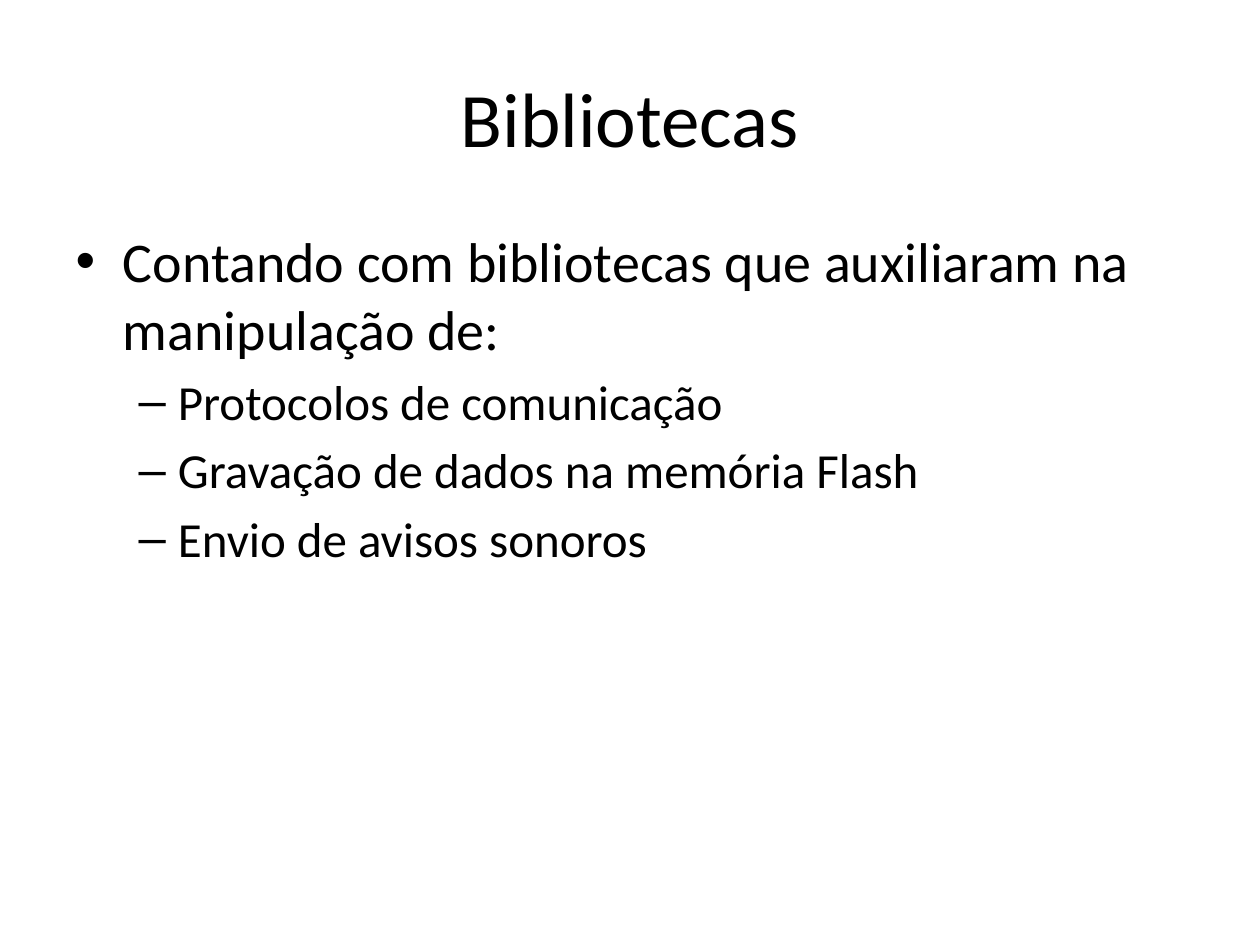
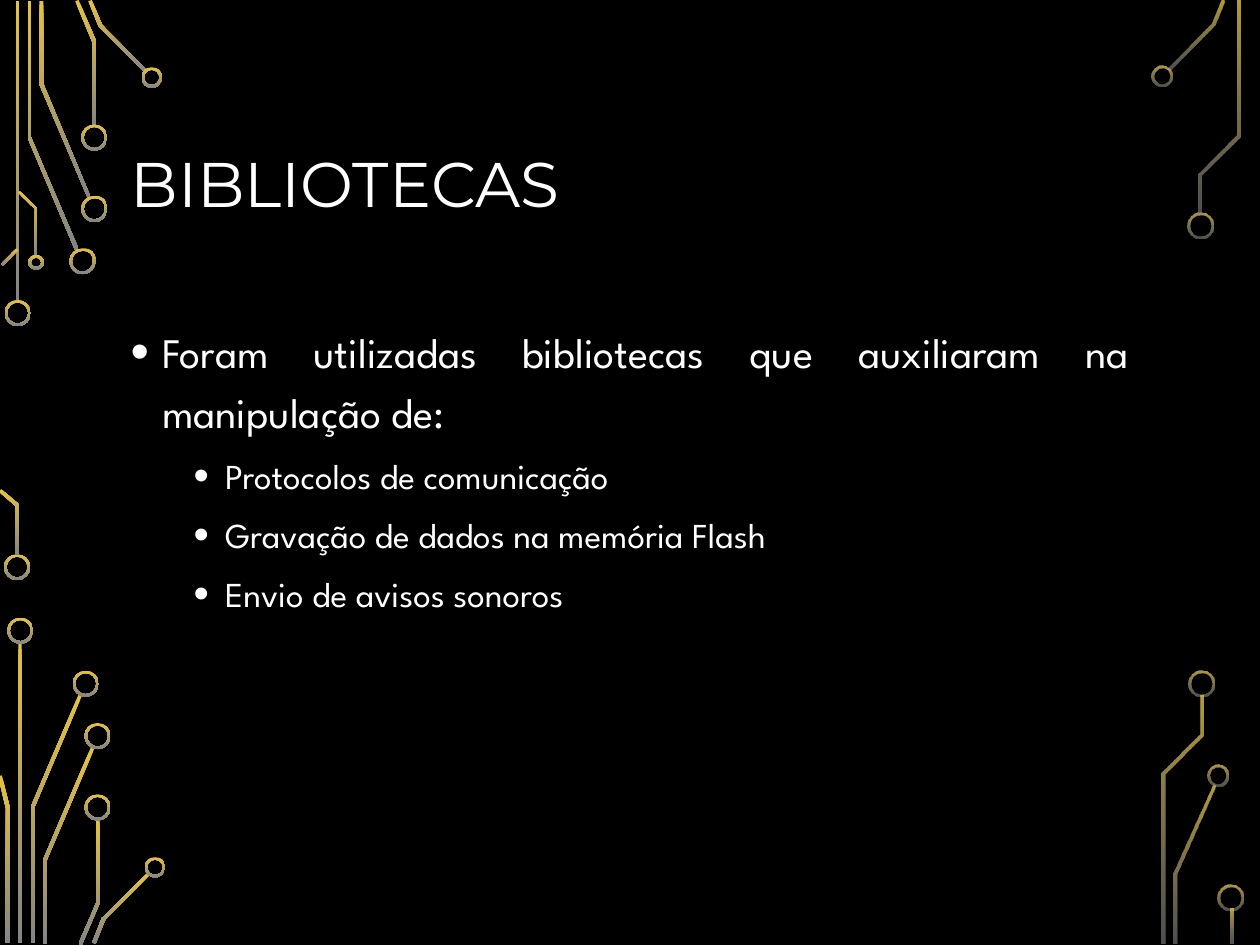
Before and after one commit to AntonioZanini/TCC-ETEC-ELO20-02, a slide deck: slide 15 of TCC.pptx. Drawn at 1260x945 pixels with LibreOffice and Linux fonts; fonts in the diff are those of the drawing; background and template pictures are left out. Boxes give left, top, right and bottom in pixels: in the first picture for what was removed or moved away, otherwise in the second. Text is boxed around its words. In the diff, an @@ line names an element or a change of style, - is before the commit and + after.

```diff
--- a/TCC.pptx
+++ b/TCC.pptx
@@ background #FFFFFF to picture (left out) @@
@@ title at box(131, 162, 560, 208): text changed; size 44 to 36 pt; font Calibri to Montserrat; text colour #000000 to #FFFFFF @@
-Bibliotecas
+BIBLIOTECAS
@@ text "Foram utilizadas bibliotecas que auxiliaram ...": place and size @@
-text "Foram utilizadas bibliotecas que auxiliaram ..." at box(123, 243, 1128, 558)
+text "Foram utilizadas bibliotecas que auxiliaram ..." at box(162, 339, 1128, 608)
@@ text at box(162, 339, 1128, 437): text changed; size 32 to 24 pt; font Calibri to League Spartan; text colour #000000 to #FFFFFF @@
-• Contando com bibliotecas que auxiliaram na manipulação de:
+• Foram utilizadas bibliotecas que auxiliaram na manipulação de:
@@ text at box(225, 465, 766, 608): size 28 to 20 pt, font Calibri to League Spartan, text colour #000000 to #FFFFFF in "Protocolos de comunicação", "Gravação de dados na memória Flash", "Envio de avisos sonoros"; alignment left to justified; bullet – to •; line spacing 1 to 1.2 @@
@@ group added at box(0, 0, 1244, 945): 33 freeform shapes, 3 rectangles @@
```
Also in this commit, not shown: 21 other slides changed, 1 slide added, 1 slide removed.
